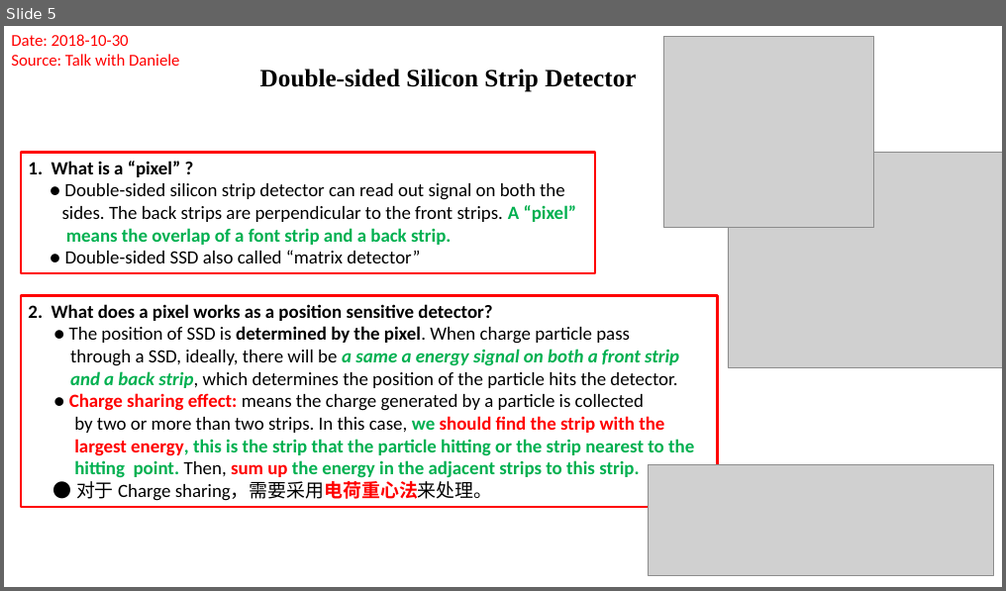
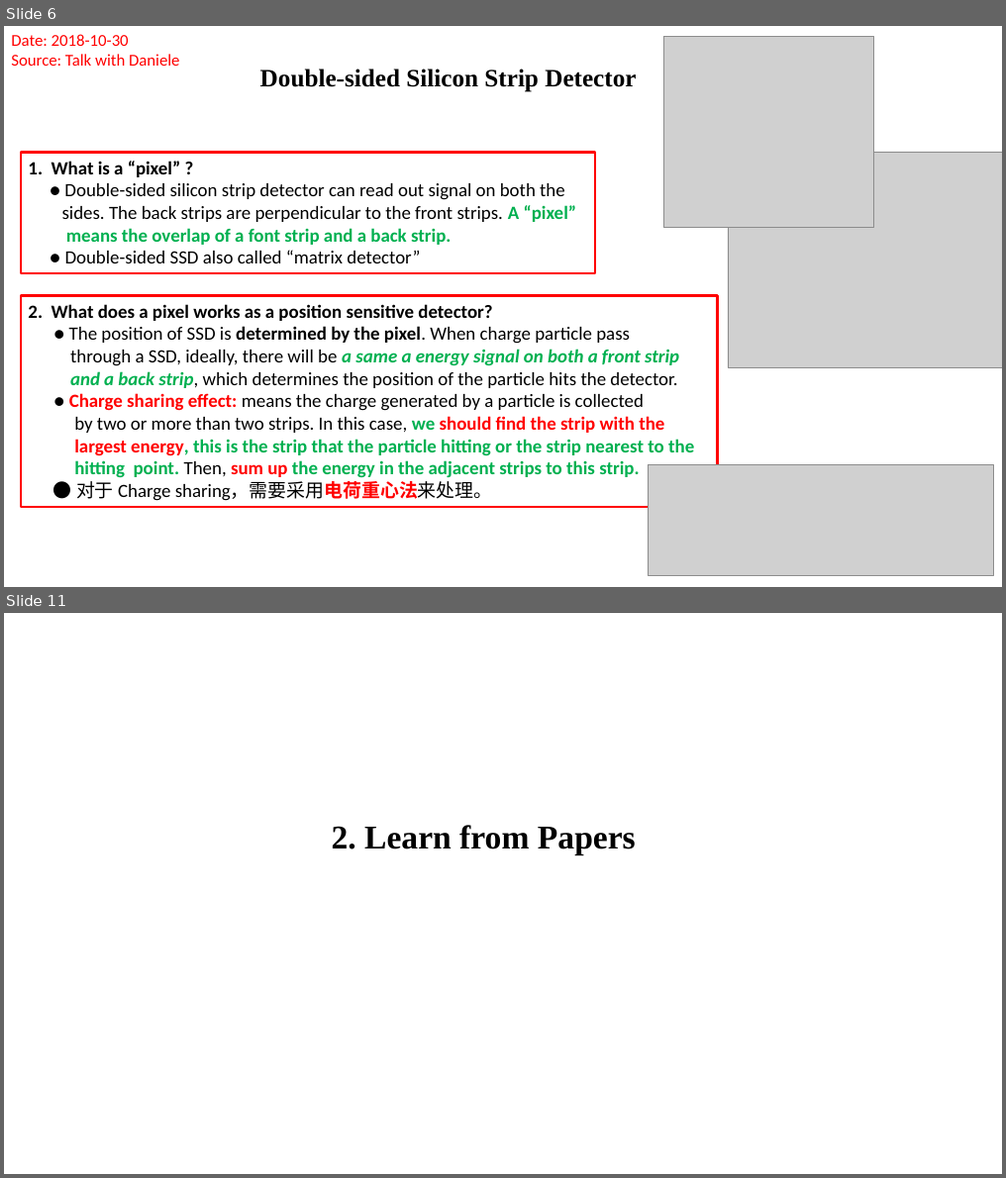
Before and after one commit to gfh16/StudyNotes, a slide deck: 03DE-E-Detector.pptx. Shown one above the other, each under a label of ours: slide 5 before the commit, slides 6 and 11 after it; the slides between them are not shown. The pictures are 1006x591 and 1006x1178 pixels, drawn with LibreOffice and Linux fonts; fonts in the diff are those of the drawing; grey boxes stand for pictures. Boxes give left, top, right and bottom in pixels: in the first picture for what was removed or moved away, otherwise in the second. Text is boxed around its words. In the diff, an @@ line names an element or a change of style, - is before the commit and + after.

```diff
--- a/03DE-E-Detector.pptx
+++ b/03DE-E-Detector.pptx
@@ slide 11 added at (4, 613, 1002, 1174), background #FFFFFF @@
@@ text added at (332, 825, 636, 855), 32 pt, text #000000, bold @@
+2. Learn from Papers
@@ what was slide 5 is now slide 6 @@
```
Also in this commit, not shown: 18 other slides added, 2 other files.
